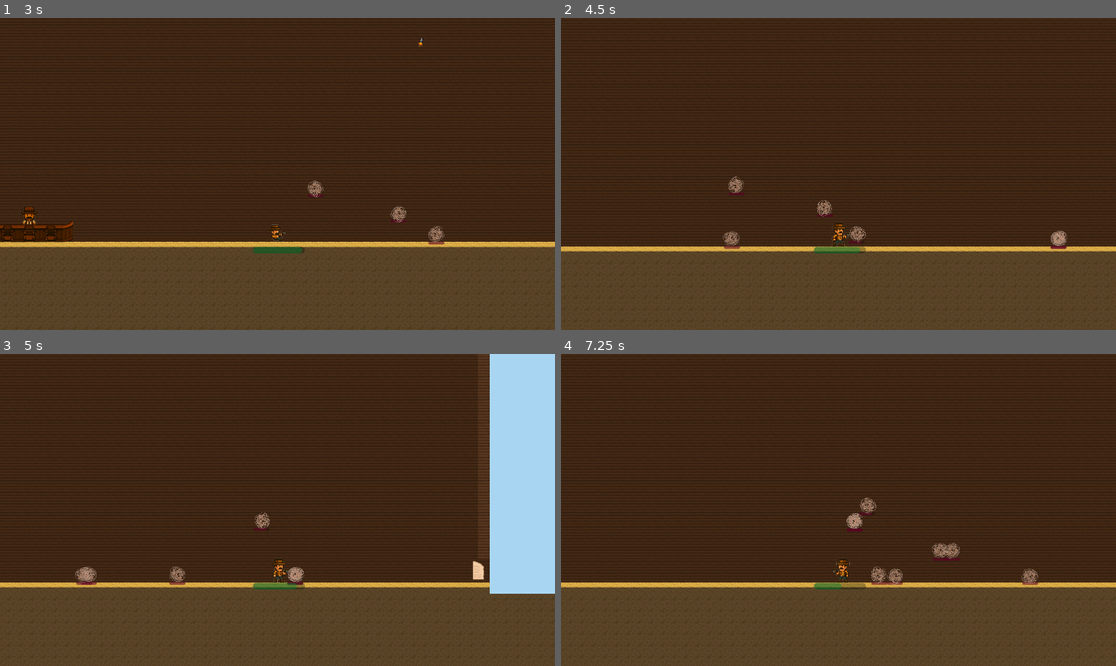
Above: before the commit, frames 1-4 (two rows, left to right).
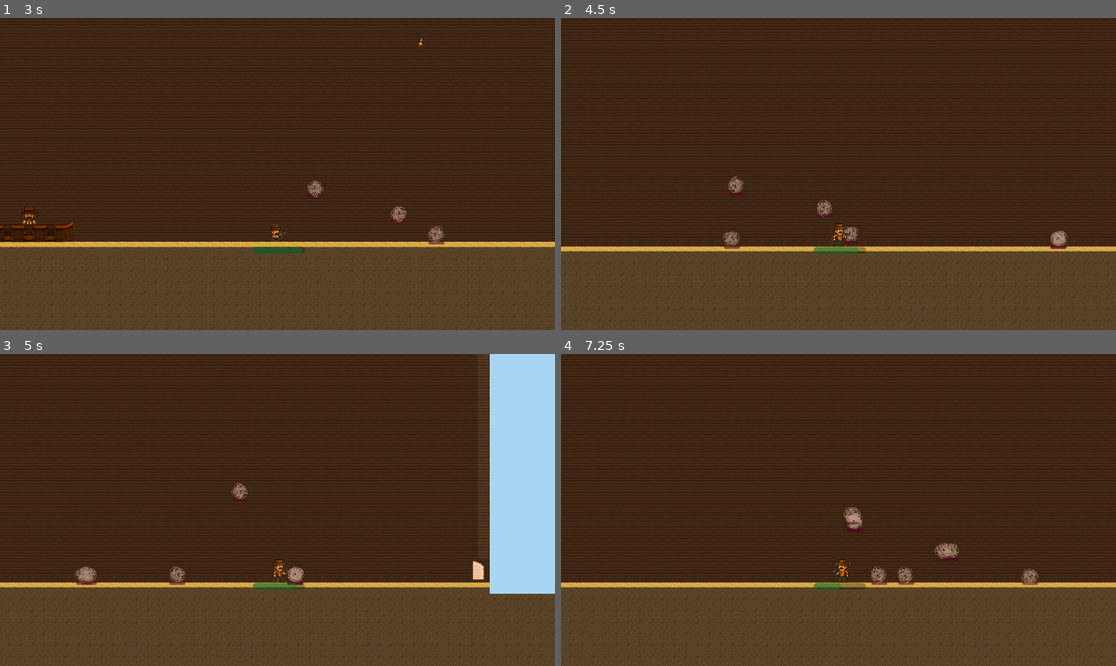
Above: after the commit, the same moments.

Repository: EdisonLing/Gun-Buddies
Game: Godot game, scene res://scenes/StartScreen.tscn
Two runs of this game, one before a commit and one after it. Both use one fixed random seed, a clock stepped at 60 frames per second and the inputs below.
Inputs (mouse positions are in pixels of both pictures, inside the frame that each line leads up to):
- Up to frame 1 (3 s): click "Solo" at 0.5 s; tap Enter (start wave) at 1.25 s; move the mouse to (399, 158) at 1.27 s; press the mouse at (399, 158) at 1.28 s; hold D (move_right) 1.28-2.78 s; tap Space (jump) at 1.52, 2.27 s; move the mouse to (166, 189) at 2.02 s; release the mouse at (166, 189) at 2.03 s; click (166, 189) at 2.1 s; move the mouse to (333, 105) at 2.77 s; press the mouse at (333, 105) at 2.78 s; hold A (move_left) from 2.78 s (still down); tap Shift (slide) at 2.85 s
- Up to frame 2 (4.5 s): move the mouse to (810, 236) at 3.52 s; release A (move_left) at 3.53 s; release the mouse at (810, 236) at 3.53 s; hold D (move_right) from 3.53 s (still down); tap Enter (start wave) at 3.6 s; tap Space (jump) at 3.77 s; click (810, 236) at 3.8 s; move the mouse to (1005, 220) at 4.27 s; press the mouse at (1005, 220) at 4.28 s
- Up to frame 3 (5 s): keep holding D (move_right); tap Space (jump) at 4.52 s
- Up to frame 4 (7.25 s): move the mouse to (672, 463) at 5.02 s; release D (move_right) at 5.03 s; release the mouse at (672, 463) at 5.03 s; hold A (move_left) 5.03-5.78 s; click (672, 463) at 5.1 s; tap Space (jump) at 5.27, 6.77 s; move the mouse to (866, 510) at 5.77 s; press the mouse at (866, 510) at 5.78 s; hold D (move_right) 5.78-6.53 s; tap Shift (slide) at 5.85 s; move the mouse to (755, 432) at 6.52 s; release the mouse at (755, 432) at 6.53 s; hold A (move_left) from 6.53 s (still down); tap Enter (start wave) at 6.6 s; click (755, 432) at 6.8 s

Frame 1 is identical in both runs. In frame 2, 0.1% of the frame differs, in the area x 50-55%, y 66-76%; in frame 3, 0.2%; in frame 4, 0.5%, in the area x 50-72%, y 46-76%.

Commit message:
fixed not being able to shoot while sliding

Diff:
--- a/entities/characters/bases/player_base.gd
+++ b/entities/characters/bases/player_base.gd
@@ -105,7 +105,7 @@
 		revolver.position.x = abs(revolver.position.x) * -1
 
 	# fire (can't fire while sliding for balance)
-	if Input.is_action_pressed("shoot") and not is_sliding:
+	if Input.is_action_pressed("shoot"):
 		weapon_component.try_fire()
 
 func take_damage(_attack: Attack):
